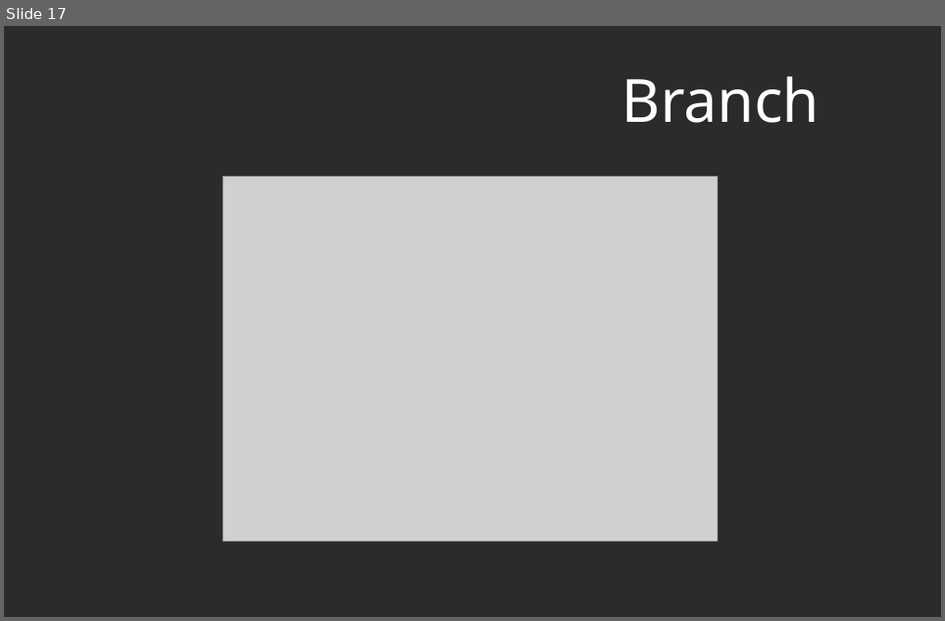
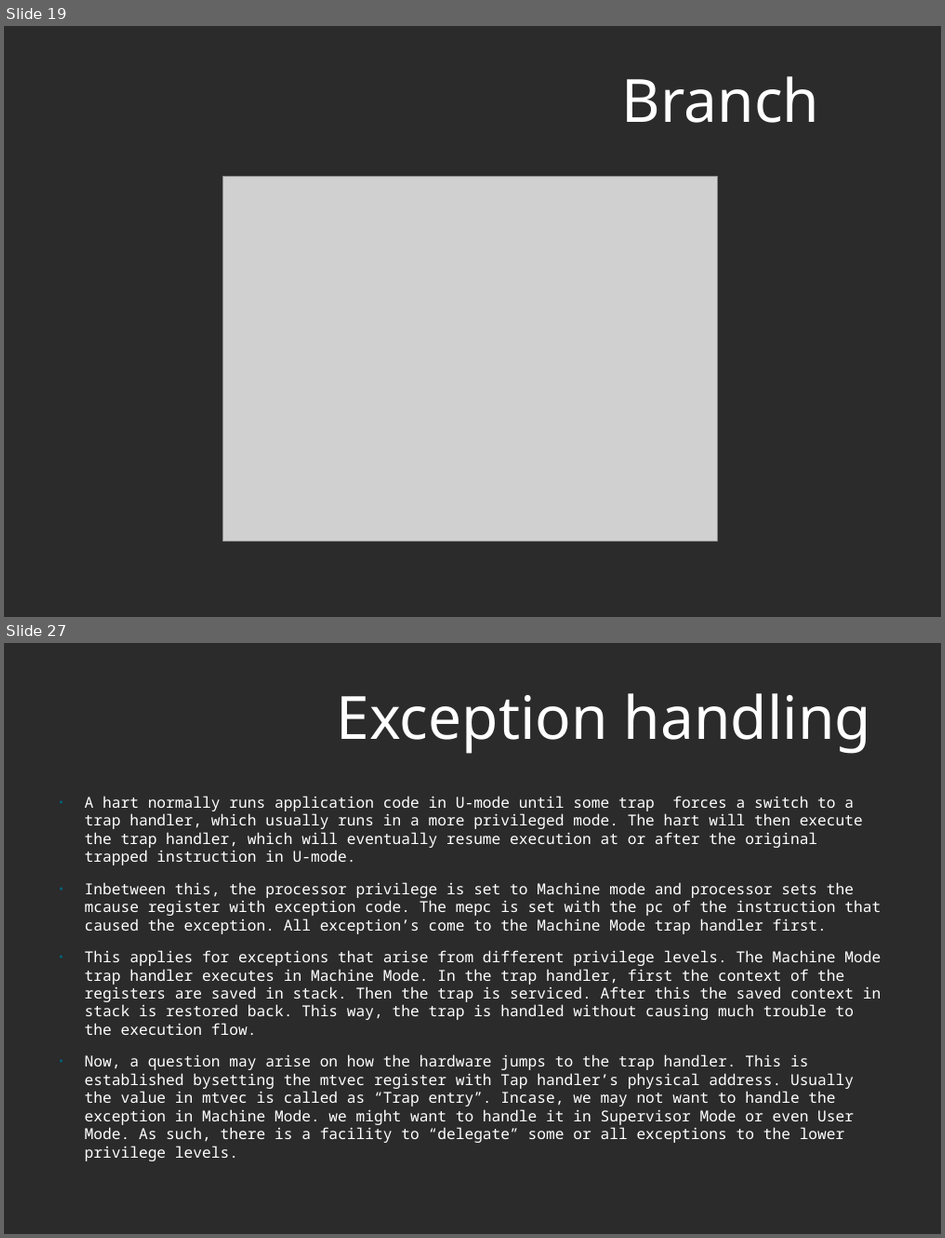
Before and after one commit to murthuja1708/desd_class, a slide deck: RISCV.odp. Shown one above the other, each under a label of ours: slide 17 before the commit, slides 19 and 27 after it; the slides between them are not shown. The pictures are 945x621 and 945x1238 pixels, drawn with LibreOffice and Linux fonts; fonts in the diff are those of the drawing; grey boxes stand for pictures; background and template pictures are left out; a plain dark background stands for a picture behind light text. Boxes give left, top, right and bottom in pixels: in the first picture for what was removed or moved away, otherwise in the second. Text is boxed around its words. In the diff, an @@ line names an element or a change of style, - is before the commit and + after.

```diff
--- a/RISCV.odp
+++ b/RISCV.odp
@@ slide 27 added at [4, 643, 941, 1234], background picture (left out) @@
@@ title added at [337, 693, 872, 754], 60 pt, text #FFFFFF @@
+Exception handling
@@ text added at [85, 796, 881, 1161], 15.2 pt, text #FFFFFF @@
+● A hart normally runs application code in U-mode until some trap forces a switch to a trap handler, which usually runs in a more privileged mode. The hart will then execute the trap handler, which will eventually resume execution at or after the original trapped instruction in U-mode.
+● Inbetween this, the processor privilege is set to Machine mode and processor sets the mcause register with exception code. The mepc is set with the pc of the instruction that caused the exception. All exception’s come to the Machine Mode trap handler first.
+● This applies for exceptions that arise from different privilege levels. The Machine Mode trap handler executes in Machine Mode. In the trap handler, first the context of the registers are saved in stack. Then the trap is serviced. After this the saved context in stack is restored back. This way, the trap is handled without causing much trouble to the execution flow.
+● Now, a question may arise on how the hardware jumps to the trap handler. This is established bysetting the mtvec register with Tap handler’s physical address. Usually the value in mtvec is called as “Trap entry”. Incase, we may not want to handle the exception in Machine Mode. we might want to handle it in Supervisor Mode or even User Mode. As such, there is a facility to “delegate” some or all exceptions to the lower privilege levels.
@@ what was slide 17 is now slide 19 @@
```
Also in this commit, not shown: 16 slides changed, 7 other slides added, 5 slides removed.
